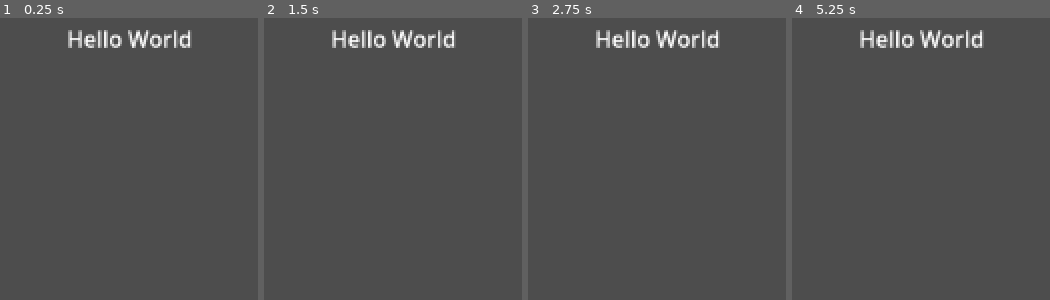
Above: before the commit, frames 1-4 (left to right).
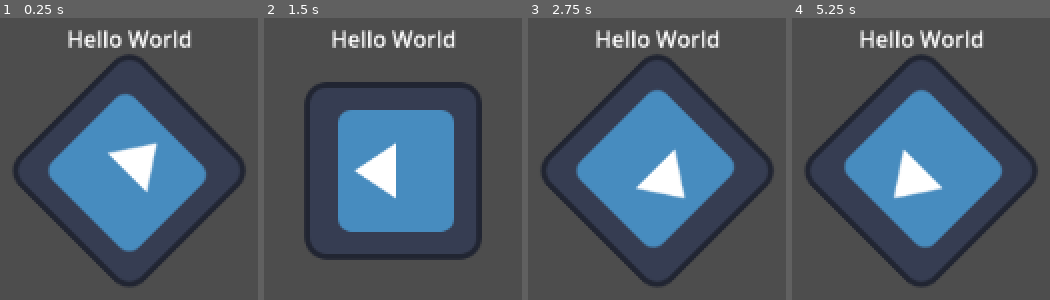
Above: after the commit, the same moments.

Repository: Final-Parsec/office-sim
Game: Godot game, scene res://label.tscn
Same seed, same stepped clock (60 frames per second), same inputs: the game is played once before the commit and once after it. The engine's default icon, where the game draws it, is replaced by a stand-in: a white triangle on a blue panel in a dark square.
Inputs:
- Up to frame 1 (0.25 s): no input
- Up to frame 2 (1.5 s): no input
- Up to frame 3 (2.75 s): no input
- Up to frame 4 (5.25 s): no input

The runs differ from the first frame. In frame 1, 25% of the frame differs, in the area x 4-96%, y 12-96%; in frame 2, 25%; in frame 3, 25%; in frame 4, 25%.

Commit message:
script that rotates a sprite

Diff:
--- a/game/label.tscn
+++ b/game/label.tscn
@@ -1,4 +1,7 @@
-[gd_scene format=3 uid="uid://smtevmifccpf"]
+[gd_scene load_steps=3 format=3 uid="uid://smtevmifccpf"]
+
+[ext_resource type="Texture2D" uid="uid://b8mkmcnmbvlkg" path="res://icon.svg" id="1_occri"]
+[ext_resource type="Script" path="res://sprite_2d.gd" id="2_ut6mh"]
 
 [node name="Label" type="Label"]
 offset_left = 524.0
@@ -6,3 +9,10 @@
 offset_right = 615.0
 offset_bottom = 312.0
 text = "Hello World"
+
+[node name="Ball" type="Node" parent="."]
+
+[node name="Sprite2D" type="Sprite2D" parent="Ball"]
+position = Vector2(569, 396)
+texture = ExtResource("1_occri")
+script = ExtResource("2_ut6mh")
--- /dev/null
+++ b/game/sprite_2d.gd
@@ -0,0 +1,7 @@
+extends Sprite2D
+
+var speed = 400
+var angular_speed = PI
+
+func _process(delta: float):
+	rotation += angular_speed * delta
